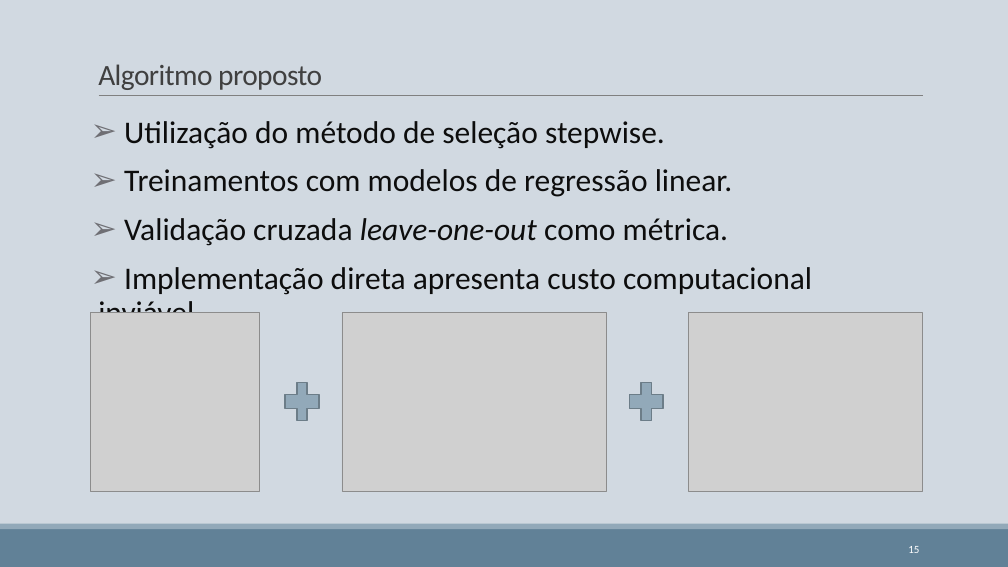
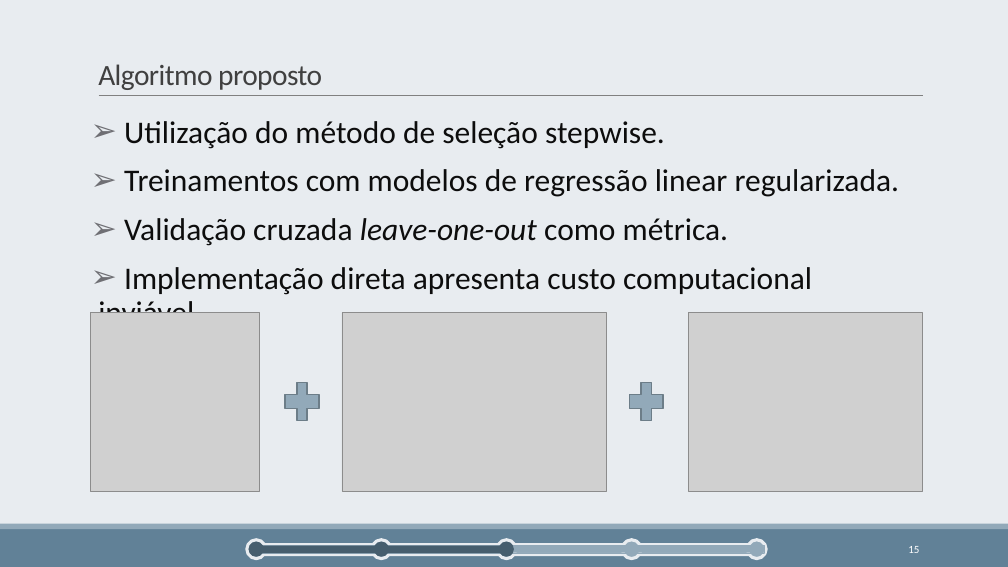
Before and after one commit to cmbhjv/TCC-Latex, a slide deck: slide 15 of TCC-Pres/Seleção Incremental de Variáveis utilizando Preditores Lineares e.pptx. Drawn at 1008x567 pixels with LibreOffice and Linux fonts; fonts in the diff are those of the drawing; grey boxes stand for pictures. Boxes give left, top, right and bottom in pixels: in the first picture for what was removed or moved away, otherwise in the second. Text is boxed around its words. In the diff, an @@ line names an element or a change of style, - is before the commit and + after.

```diff
--- a/TCC-Pres/Seleção Incremental de Variáveis utilizando Preditores Lineares e.pptx
+++ b/TCC-Pres/Seleção Incremental de Variáveis utilizando Preditores Lineares e.pptx
@@ background #D1D9E1 to #E8ECF0 @@
@@ text at (124, 169, 900, 197): text changed @@
-➢ Treinamentos com modelos de regressão linear.
+➢ Treinamentos com modelos de regressão linear regularizada.
@@ ellipse added at (249, 541, 264, 557), fill #465E6E @@
@@ group added at (247, 540, 767, 559): 5 ellipses, 1 rounded rectangle, 1 rectangle @@
@@ rectangle added at (260, 546, 386, 554), fill #465E6E @@
@@ ellipse added at (371, 544, 381, 554), fill #465E6E @@
@@ ellipse added at (374, 541, 389, 557), fill #465E6E @@
@@ rectangle added at (385, 546, 511, 554), fill #465E6E @@
@@ ellipse added at (499, 541, 514, 557), fill #465E6E @@
```
Also in this commit, not shown: 15 other slides changed, 2 slides added, 1 slide removed.
